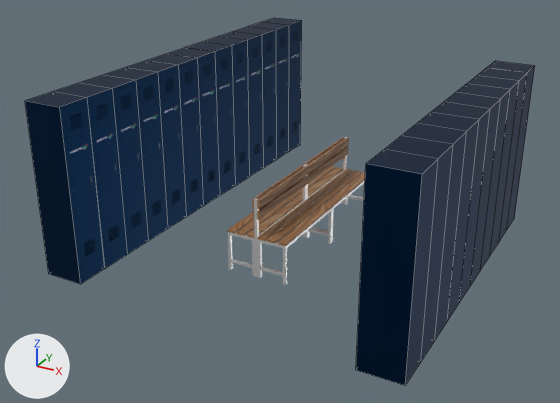
One commit to the FBX model Seaport_Mechanic/Assets/Objects/KleedRuimte/Locker Room Fix.fbx: the scene before it, then after it.
Before and after are seen from a 50 mm camera at (3.65, -6.14, 4.02) aimed at (-0.31, 1.06, 0.42). Arrows for +X, +Y and +Z are at lower left; the lights stay in place. Mesh edges are drawn as thin lines on the coarser meshes. Where no turn or scale is listed for an object, it has been applied to the vertices.

The older version as bpy lines, for what is in view:
```python
me_cube_011 = bpy.data.meshes.new('Cube.011')
me_cube_011.from_pydata(...)  # 80 vertices, 60 faces; spans x 1741.0..1952.0, y -488.0..413.0, z -1529.0..149.0
me_cube_011.materials.append(mat_locker_low)
me_cube_023 = bpy.data.meshes.new('Cube.023')
me_cube_023.from_pydata(...)  # 104 vertices, 78 faces; spans x 79.0..289.0, y -488.0..413.0, z -19.0..2162.0
me_cube_023.materials.append(mat_locker_low)
# before: 16 (79.0, -488.0, 484.0), 17 (79.0, 413.0, 484.0) at pixel (103, 74), 18 (79.0, -488.0, 317.0), 19 (79.0, 413.0, 317.0) at pixel (79, 82), 20 (289.0, -488.0, 484.0) at pixel (148, 240)
# before: 21 (289.0, 413.0, 484.0) at pixel (136, 79), 22 (289.0, -488.0, 317.0) at pixel (127, 254), 23 (289.0, 413.0, 317.0) at pixel (112, 88)
me_cube_028 = bpy.data.meshes.new('Cube.028')
me_cube_028.from_pydata(...)  # 392 vertices, 320 faces; spans x -0.35..0.35, y -2.2..0.02, z -0.44..0.44
me_cube_028.materials.append(mat_bake_bank)
ob_cube_003 = bpy.data.objects.new('Cube.003', me_cube_028)
ob_cube_003.location = (-0.03, 2.236, 0.443)
ob_locker_closed_low = bpy.data.objects.new('Locker Closed Low', me_cube_011)
ob_locker_closed_low.location = (-2.168, 2.5, 1.029)
ob_locker_closed_low.rotation_euler = (-1.571, 0.0, -3.142)  # degrees (-90, 0, -180)
ob_locker_closed_low.scale = (-0.00214, -0.00211, -0.00227)
ob_locker_closed_low_001 = bpy.data.objects.new('Locker Closed Low.001', me_cube_023)
ob_locker_closed_low_001.location = (-2.168, -0.926, 1.029)
ob_locker_closed_low_001.rotation_euler = (-1.571, 0.0, -3.142)  # degrees (-90, 0, -180)
ob_locker_closed_low_001.scale = (-0.00214, -0.00211, -0.00227)
```
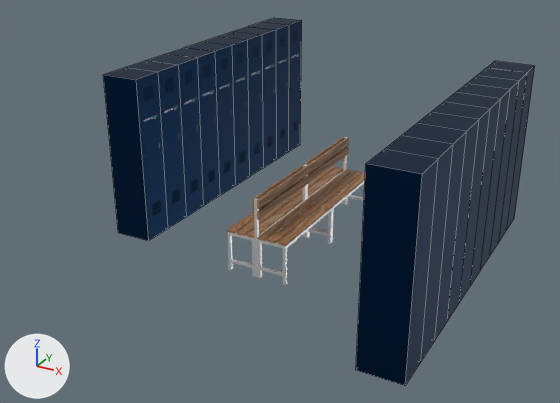
The change, as a list of edits to the scene's bpy script:
```text
Change me_cube_023:
    used by ob_locker_closed_low_001; location = (-2.168, -0.926, 1.029); rotation_euler = (-1.571, 0.0, -3.142), in degrees (-90, 0, -180); scale = (-0.00214, -0.00211, -0.00227)
    verts and faces of me_cube_023; kept vertices keep their numbers, new ones are numbered from 104
    remove me_cube_023.from_pydata(...)  # 104 vertices, 78 faces; spans x 79.0..289.0, y -488.0..413.0, z -19.0..2162.0
    add me_cube_023.from_pydata(...)  # 84 vertices, 61 faces; spans x 79.0..289.0, y -488.0..413.0, z 484.0..2162.0
    me_cube_023 part 1: the loose piece of 8 vertices spanning x 79.0..289.0, y -488.0..413.0, z -19.0..149.0 is deleted
    me_cube_023 part 2: the loose piece of 8 vertices spanning x 79.0..289.0, y -488.0..413.0, z 149.0..317.0 is deleted
    me_cube_023 part 3
    add delete_vertices([18, 19, 22, 23])  # with the faces that use them
```

Pixel boxes (x1, y1, x2, y2) of what changed, in the pictures (560 x 403 px):
'Locker Closed Low.001', reshaped (28% narrower, 16% shorter): before (25, 18, 302, 284); after (103, 18, 302, 241)
part 1 of me_cube_023, deleted (blue): before (25, 91, 105, 284)
part 2 of me_cube_023, deleted (blue): before (54, 83, 127, 268)
part 3 of me_cube_023, deleted (blue): before (80, 75, 149, 254)
